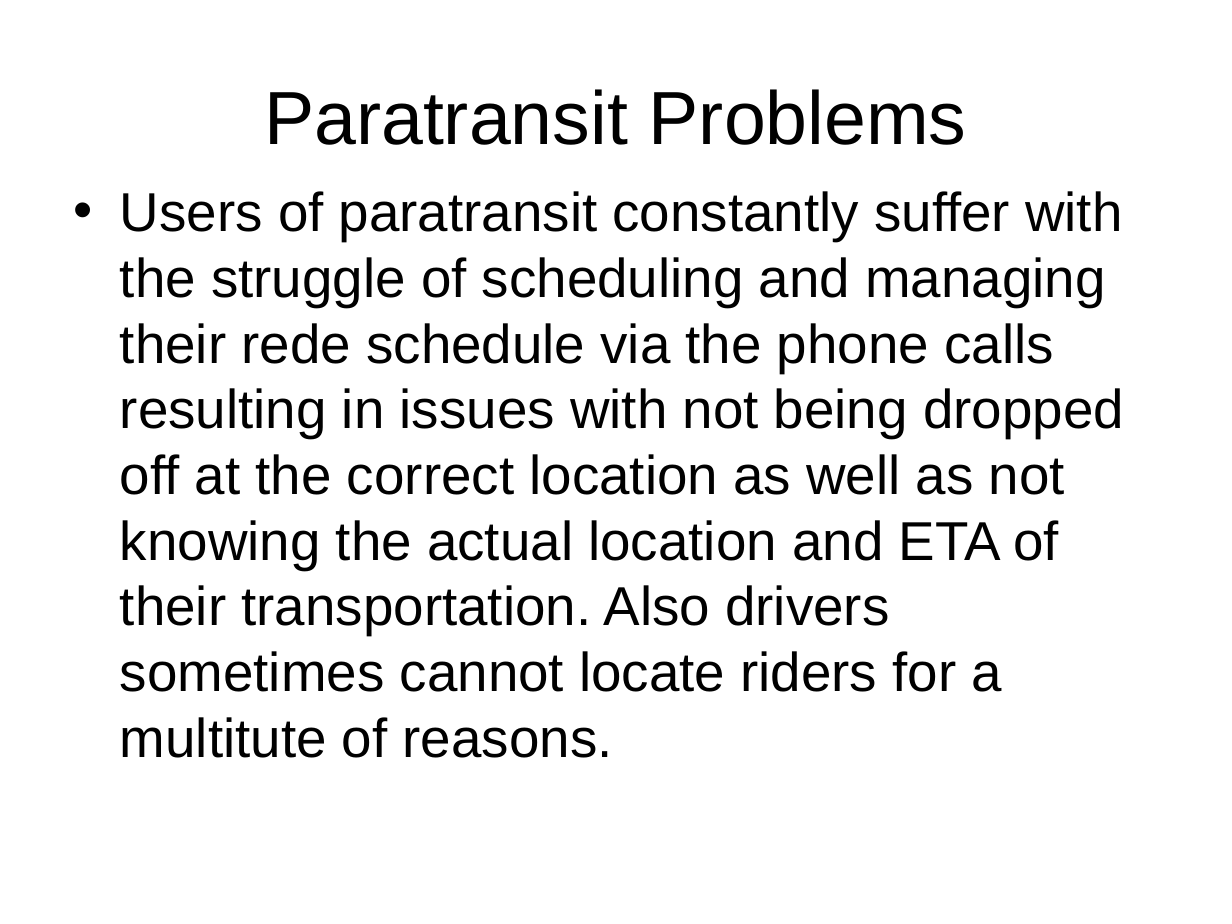
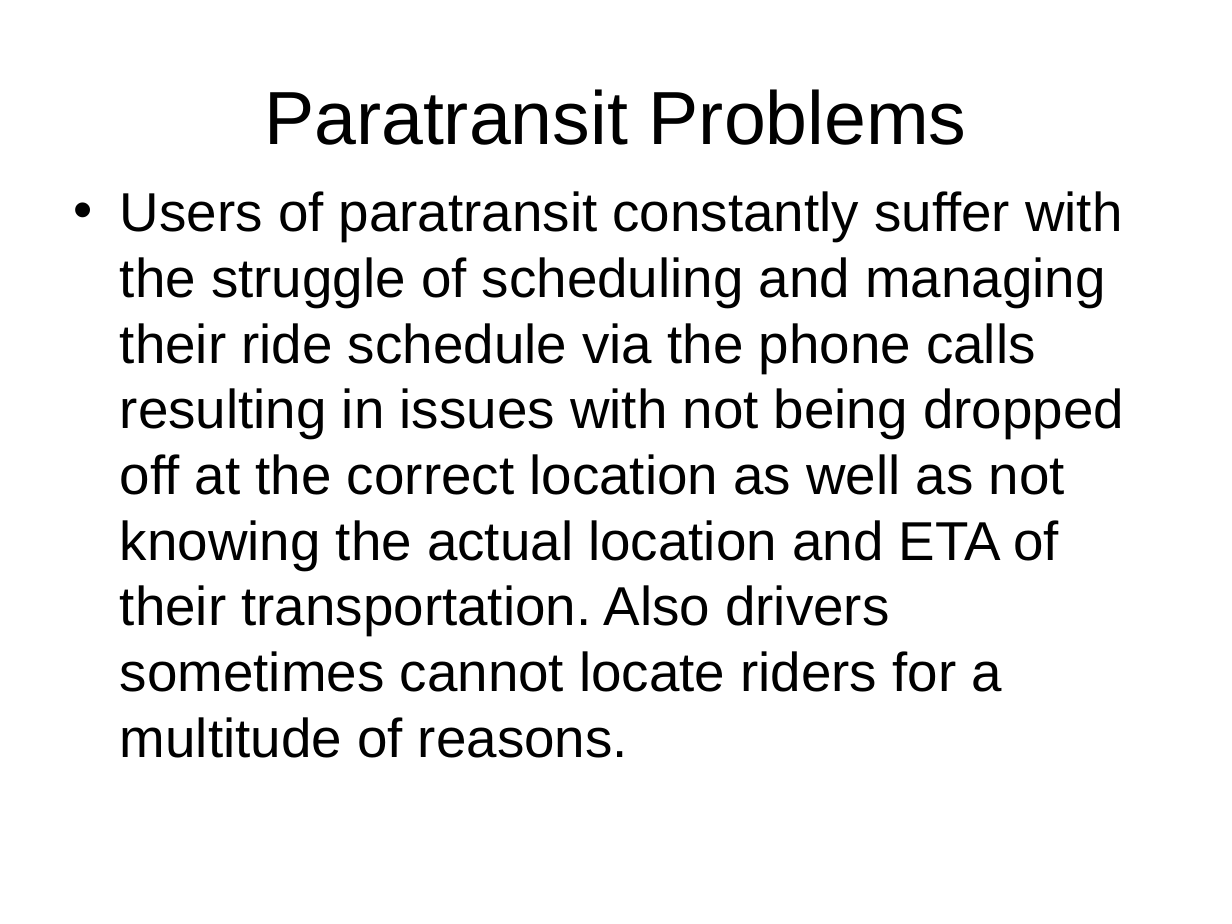
Before and after one commit to ArtemSkit/ViaLink, a slide deck: slide 10 of VIA Codeathon - Codemonkies.ppt (slide 9 before the commit). Drawn at 1232x924 pixels with LibreOffice and Linux fonts; fonts in the diff are those of the drawing; background and template pictures are left out. Boxes give left, top, right and bottom in pixels: in the first picture for what was removed or moved away, otherwise in the second. Text is boxed around its words. In the diff, an @@ line names an element or a change of style, - is before the commit and + after.

```diff
--- a/VIA Codeathon - Codemonkies.ppt
+++ b/VIA Codeathon - Codemonkies.ppt
@@ text at box(120, 191, 1124, 758): text changed @@
-• Users of paratransit constantly suffer with the struggle of scheduling and managing their rede schedule via the phone calls resulting in issues with not being dropped off at the correct location as well as not knowing the actual location and ETA of their transportation. Also drivers sometimes cannot locate riders for a multitute of reasons.
+• Users of paratransit constantly suffer with the struggle of scheduling and managing their ride schedule via the phone calls resulting in issues with not being dropped off at the correct location as well as not knowing the actual location and ETA of their transportation. Also drivers sometimes cannot locate riders for a multitude of reasons.
```
Also in this commit, not shown: 3 other slides changed, 2 slides added, 1 slide removed, 11 other files.
